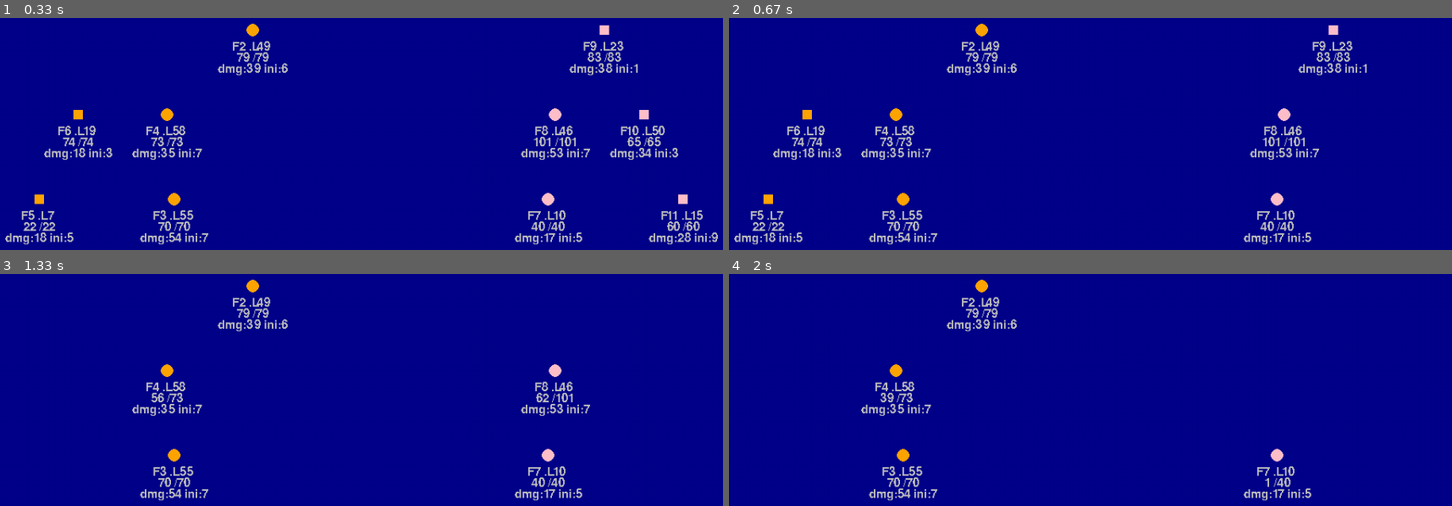
Above: before the commit, frames 1-4 (two rows, left to right).
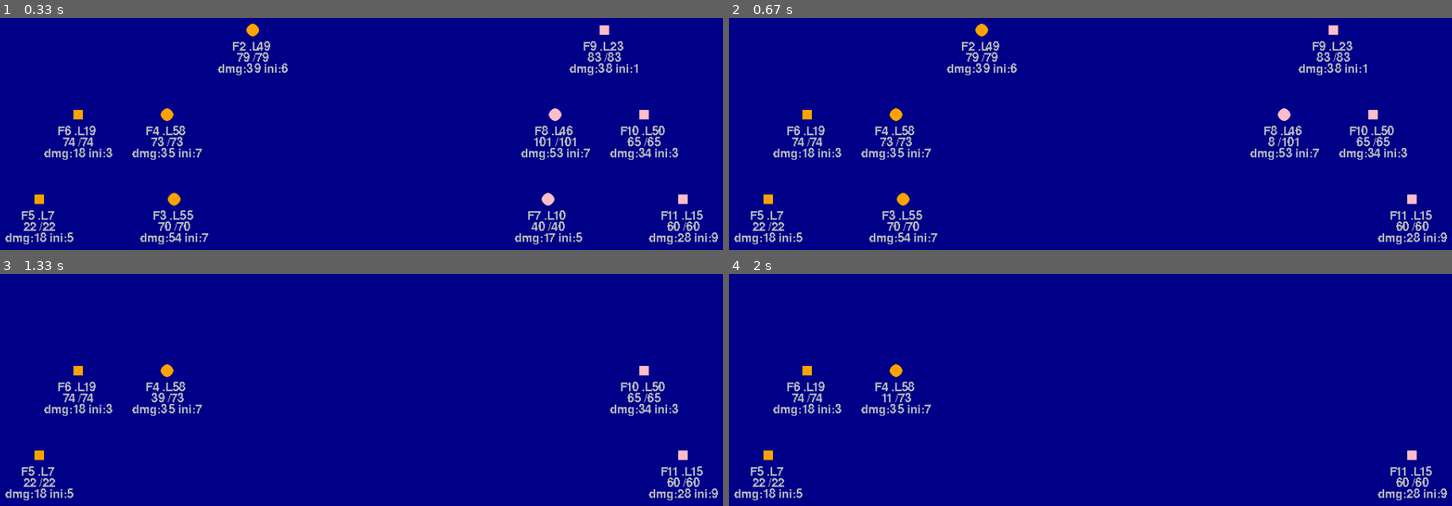
Above: after the commit, the same moments.

Repository: wkta/mythrandian-guard
Game: pygame game, started from client/fightsim_logic.py
Same seed, same stepped clock (60 frames per second), same inputs: the game is played once before the commit and once after it.
Inputs:
- Up to frame 1 (0.33 s): no input
- Up to frame 2 (0.67 s): tap Space at 0.33 s
- Up to frame 3 (1.33 s): tap Space at 0.73, 1.03, 1.23 s
- Up to frame 4 (2 s): tap Space at 1.57, 1.87 s

Frame 1 is identical in both runs. In frame 2, 1.7% of the frame differs, in the area x 71-100%, y 39-98%; in frame 3, 4.2%, in the area x 0-100%, y 2-98%; in frame 4, 3.1%.

Commit message:
improve Battle sim...Logic is explained, hit closest en.

Diff:
--- a/client/fightsim_logic.py
+++ b/client/fightsim_logic.py
@@ -61,6 +61,47 @@
 
 
 class Battle:
+    """
+    What are combat slots?
+
+       -ranged-> |    -other->
+      ___.___._3_|___°___°_6_°___
+      ___._2_.___|_4_°___°___°_7_
+      _1_.___.___|___°_5_°___°___
+
+    Battle logic=
+    - RANGED characters are put in the back (3 possible slots), while REGULAR chars are
+       put in the front (4 possible slots)
+
+    - both categories get sorted separately, based on their initiative stat.
+       for example RANGED fighters with ini. stats 8, 11, 3 would receive slots 2, 1, 3
+       while REGULAR fighters with same ini. stats would receive slots
+
+    - a fighter attacks the closest enemy, unless he's using a special attack
+    """
+    def find_closest_enemy(self, from_slot_n):
+        """
+        :param from_slot_n:
+
+        :return: pair slot_number, fighter to be hit
+        """
+        # the larger the abs(number), the closest the enemy is
+        candidate = None
+        if self._fetch(from_slot_n).team == 0:
+            live_en = self.det_idx_live_fighters(True)
+            for i in range(-1, -8, -1):
+                if i in live_en:
+                    candidate = i
+        else:
+            live_en = self.det_live_fighters(False)
+            for i in range(1, 8):
+                if i in live_en:
+                    candidate = i
+        return candidate, self.assoc_slot_idfighter[candidate]
+
+    def _fetch(self, key):
+        return self.assoc_slot_idfighter[key]
+
     # TODO order based on the Initiative stat.
 
     def __init__(self, teama, teamb):
@@ -71,38 +112,35 @@
         self.inject_proc_sorting(teamb, True)
         print("done!\n")
 
-    def inject_proc_sorting(self, equipe, right_team):
+    def _tri(self, target_slots, equipe, sorting_ranged_b):
+        """
+        méthode privée (utile à l'algorithme de inject_proc_sorting...) pour faciliter le tri
+        :param target_slots: une liste de positions qq part dans [-7 à -1] ou [1 à 7]
+        :param equipe:
+        :param sorting_ranged_b: bool
+        """
         tripl_list = list()
 
         # add triples (ini, level, fighter id)
         for fobj in equipe.to_list():
-            if fobj.ranged:
+            if fobj.ranged == sorting_ranged_b:
                 tripl_list.append((fobj.ini, fobj.level, fobj.ident))
         tripl_list.sort(key=lambda u: (u[0], u[1]), reverse=True)
         cpt = 0
-        dest = (1, 2, 3)
+
         while cpt < len(tripl_list):
-            d = dest[cpt]
-            if right_team:
-                d *= -1
+            d = target_slots[cpt]
             self.assoc_slot_idfighter[d] = equipe.get_by_id(tripl_list[cpt][2])
             cpt += 1
 
-        del tripl_list[:]
-
-        # sort non-ranged
-        for fobj in equipe.to_list():
-            if not fobj.ranged:
-                tripl_list.append((fobj.ini, fobj.level, fobj.ident))
-        tripl_list.sort(key=lambda u: (u[0], u[1]), reverse=True)
-        cpt = 0
-        dest = (4, 5, 6, 7)
-        while cpt < len(tripl_list):
-            d = dest[cpt]
-            if right_team:
-                d *= -1
-            self.assoc_slot_idfighter[d] = equipe.get_by_id(tripl_list[cpt][2])
-            cpt += 1
+    def inject_proc_sorting(self, equipe, right_team):
+        # - sort ranged guys
+        dest = [-1, -2, -3] if right_team else [1, 2, 3]
+        self._tri(dest, equipe, True)
+
+        # - sort non-ranged guys
+        dest = [-4, -5, -6, -7] if right_team else [4, 5, 6, 7]
+        self._tri(dest, equipe, False)
 
     def __getitem__(self, item):
         return self.assoc_slot_idfighter[item]
@@ -132,24 +170,21 @@
 
         live_a = self.det_live_fighters(True)
         live_b = self.det_live_fighters(False)
-        forder = {
-            1: (live_a.values(), live_b.values()),
-            0: (live_b.values(), live_a.values())
-        }
 
         # rq : here the ally hits only one guy but the order is random!
-
-        attackers, defenders = forder[turn_num % 2]
-        for obj_atk in attackers:
-            for enemy in defenders:
-                if enemy.hp > 0:
-                    enemy.hp -= obj_atk.dmg
-                    print('F#{}  hits  F#{} '.format(obj_atk.ident, enemy.ident), end='')
-                    if enemy.hp <= 0:
-                        print('...And F#{} dies!'.format(enemy.ident))
-                    else:
-                        print()
-                    break  # hit one guy only
+        parite = turn_num % 2 == 0
+        attackers = live_a if parite else live_b
+
+        for from_slot, atker_obj in attackers.items():
+            s, enemy = self.find_closest_enemy(from_slot)
+            enemy.hp -= atker_obj.dmg
+            print('F#{}  hits  F#{} '.format(atker_obj.ident, enemy.ident), end='')
+            if enemy.hp <= 0:
+                print('...And F#{} dies!'.format(enemy.ident))
+                if self.is_over():
+                    break
+            else:
+                print()
 
         if self.is_over():
             print('battle has ended at turn {} !!!'.format(turn_num))
@@ -165,8 +200,13 @@
 
     etc.
     """
-    def __init__(self, fighterset):
+    def __init__(self, fighterset, right_team):
         self._content = list(fighterset)
+        for elt in self._content:
+            if not right_team:
+                elt.team = 0
+            else:
+                elt.team = 1
         # TODO verifications
 
     def get_by_id(self, i):
@@ -198,11 +238,11 @@
     prec_b = [GenFighter.gen_random(False) for _ in range(2)]
     prec_b.extend([GenFighter.gen_random(True) for _ in range(3)])
 
-    b = Battle(Team(prec_a), Team(prec_b))
+    b = Battle(Team(prec_a, False), Team(prec_b, True))
 
     # game loop
     gameover = False
-    turn = 0
+    turn = 1
     can_update = False
     while not gameover:
         for ev in pygame.event.get():
